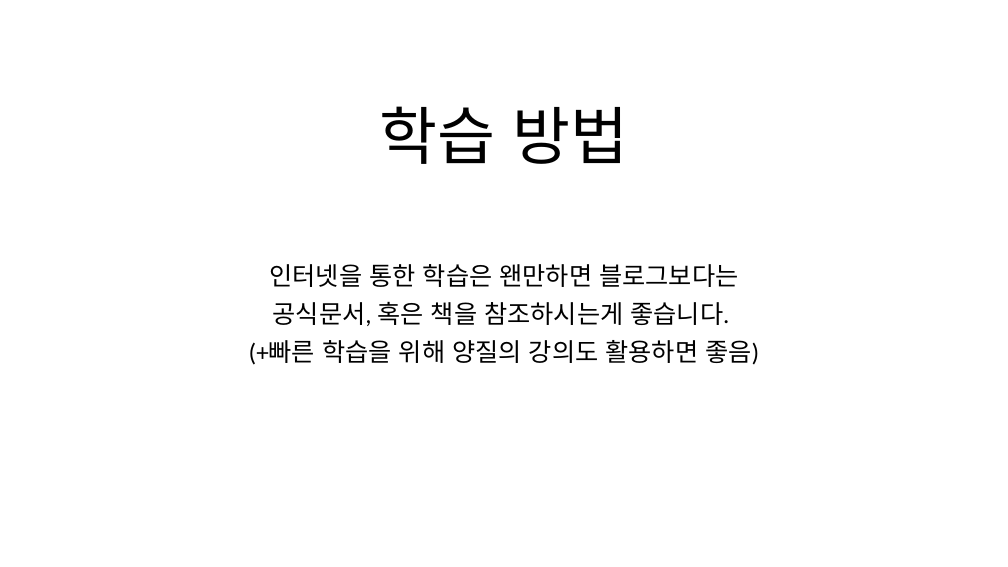
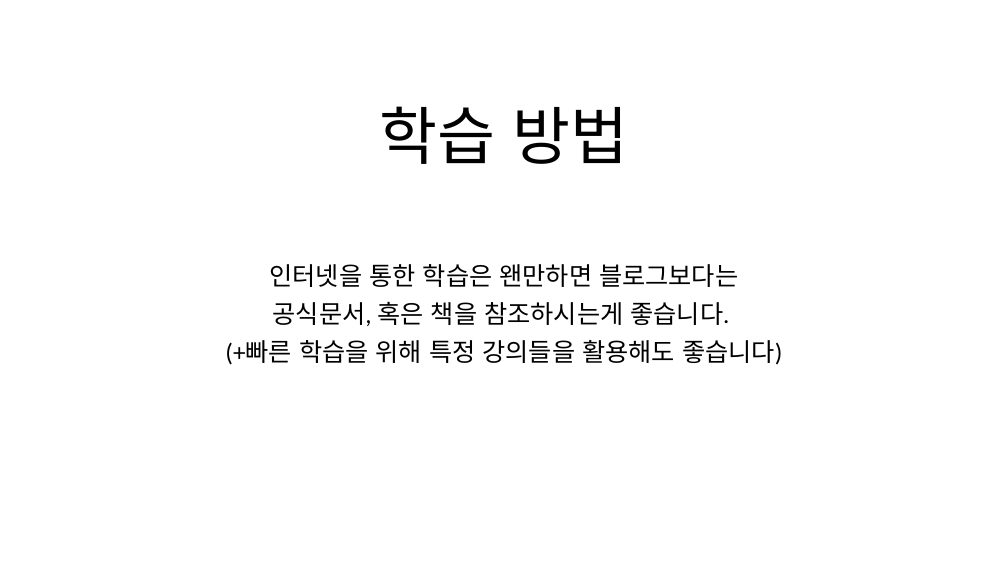
Before and after one commit to dharana77/metoringPython, a slide deck: slide 25 of 피피티_마무리.pptx (slide 26 before the commit). Drawn at 1008x567 pixels with LibreOffice and Linux fonts; fonts in the diff are those of the drawing. Boxes give left, top, right and bottom in pixels: in the first picture for what was removed or moved away, otherwise in the second. Text is boxed around its words. In the diff, an @@ line names an element or a change of style, - is before the commit and + after.

```diff
--- a/피피티_마무리.pptx
+++ b/피피티_마무리.pptx
@@ subtitle at [225, 340, 782, 365]: text changed @@
-(+빠른 학습을 위해 양질의 강의도 활용하면 좋음)
+(+빠른 학습을 위해 특정 강의들을 활용해도 좋습니다)
```
Also in this commit, not shown: 19 other slides changed, 1 slide removed, 1 other file.
